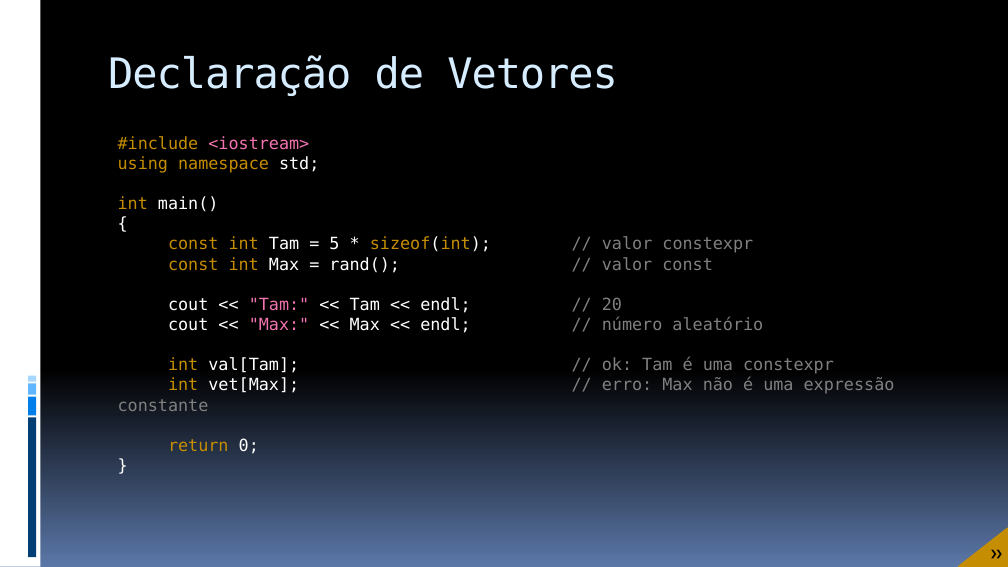
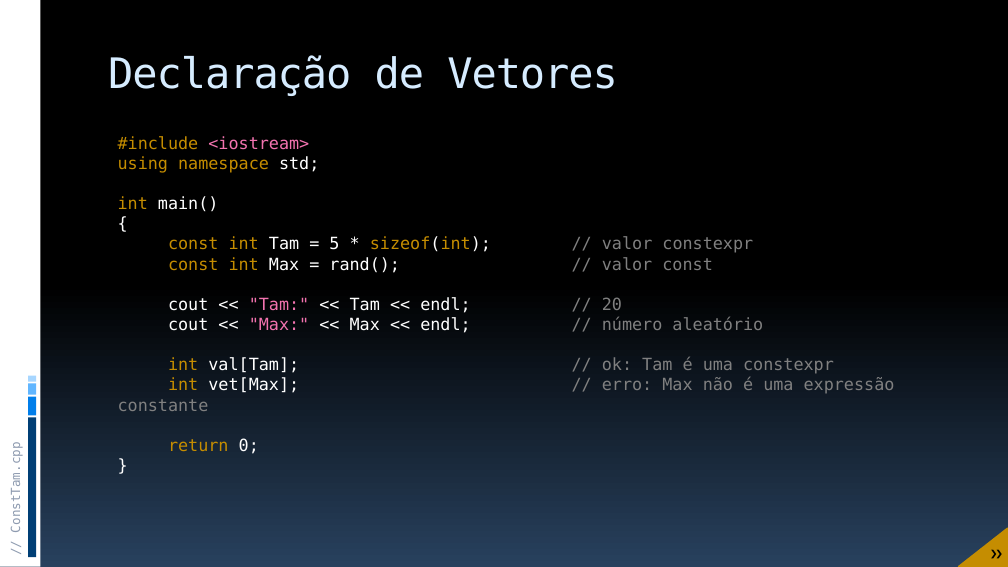
Before and after one commit to JudsonSS/ProgComp, a slide deck: slide 11 of Slides/10. Vetores.pptx. Drawn at 1008x567 pixels with LibreOffice and Linux fonts; fonts in the diff are those of the drawing. Boxes give left, top, right and bottom in pixels: in the first picture for what was removed or moved away, otherwise in the second. Text is boxed around its words. In the diff, an @@ line names an element or a change of style, - is before the commit and + after.

Commit message:
Novo Design

```diff
--- a/Slides/10. Vetores.pptx
+++ b/Slides/10. Vetores.pptx
@@ background gradient #000000 to #5B77A8 to gradient #000000 to #28415E @@
@@ text added at (9, 451, 24, 530), 12 pt, text #8E9BB0 @@
+// ConstTam.cpp
```
Also in this commit, not shown: 29 other slides changed, 1 slide removed.
